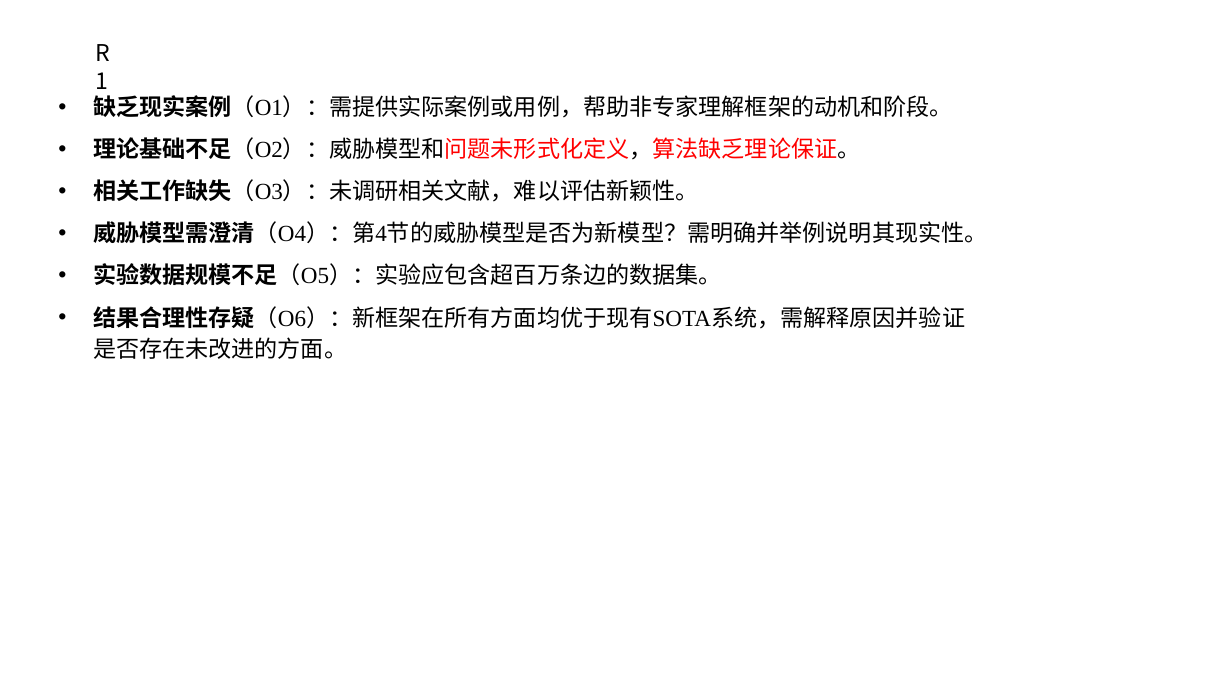
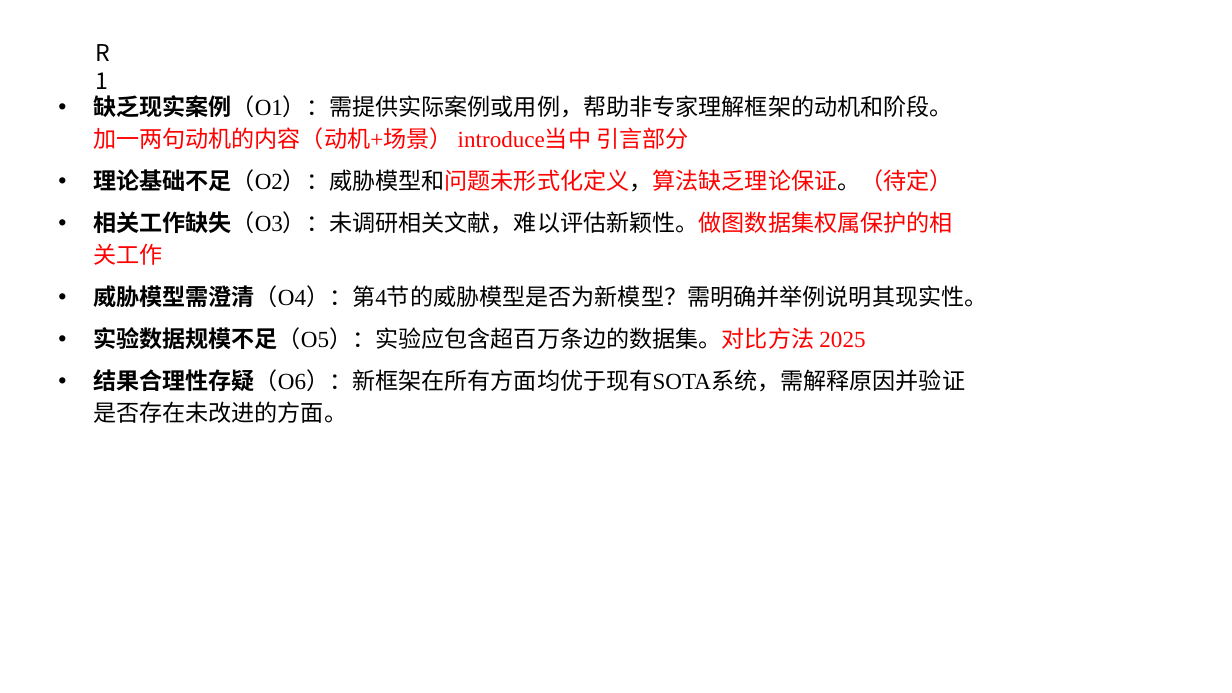
Before and after one commit to renhai1/text-graph-dov, a slide deck: slide 11 of 2025-08-14.pptx. Drawn at 1232x693 pixels with LibreOffice and Linux fonts; fonts in the diff are those of the drawing. Boxes give left, top, right and bottom in pixels: in the first picture for what was removed or moved away, otherwise in the second. Text is boxed around its words. In the diff, an @@ line names an element or a change of style, - is before the commit and + after.

```diff
--- a/2025-08-14.pptx
+++ b/2025-08-14.pptx
@@ text at (93, 95, 953, 265): text changed @@
-• 缺乏现实案例（O1）：需提供实际案例或用例，帮助非专家理解框架的动机和阶段。
-• 理论基础不足（O2）：威胁模型和问题未形式化定义，算法缺乏理论保证。
-• 相关工作缺失（O3）：未调研相关文献，难以评估新颖性。
+• 缺乏现实案例（O1）：需提供实际案例或用例，帮助非专家理解框架的动机和阶段。 加一两句动机的内容（动机+场景） introduce当中 引言部分
+• 理论基础不足（O2）：威胁模型和问题未形式化定义，算法缺乏理论保证。（待定）
+• 相关工作缺失（O3）：未调研相关文献，难以评估新颖性。做图数据集权属保护的相关工作
@@ text at (93, 327, 865, 349): text changed @@
-• 实验数据规模不足（O5）：实验应包含超百万条边的数据集。
+• 实验数据规模不足（O5）：实验应包含超百万条边的数据集。对比方法 2025
```
Also in this commit, not shown: 4 other slides changed, 14 slides added.
